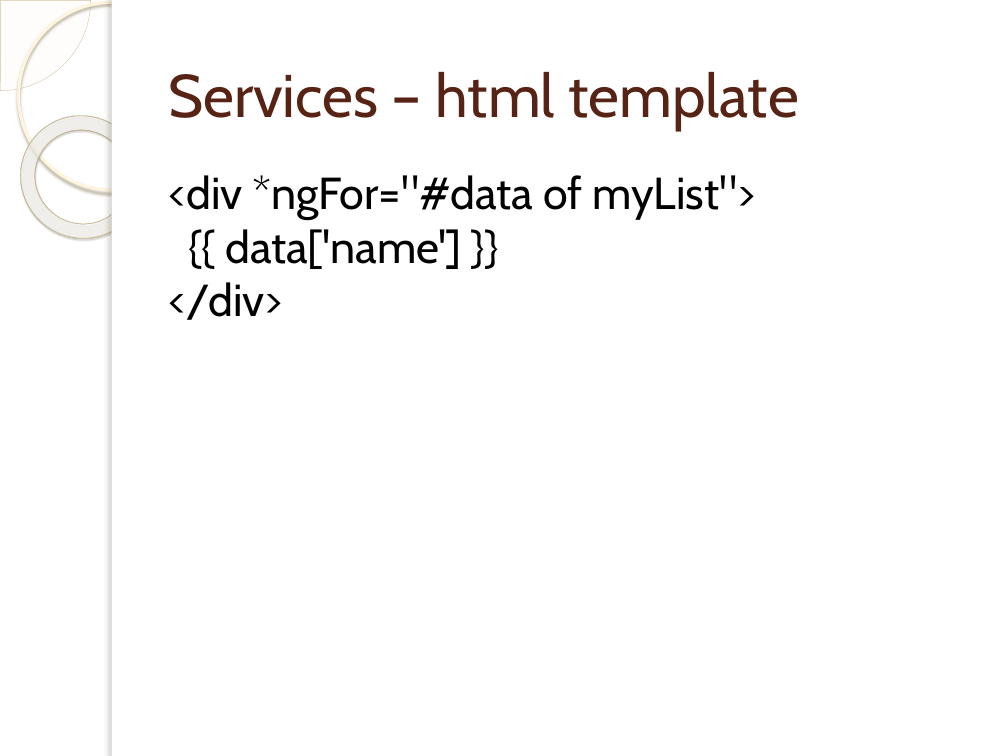
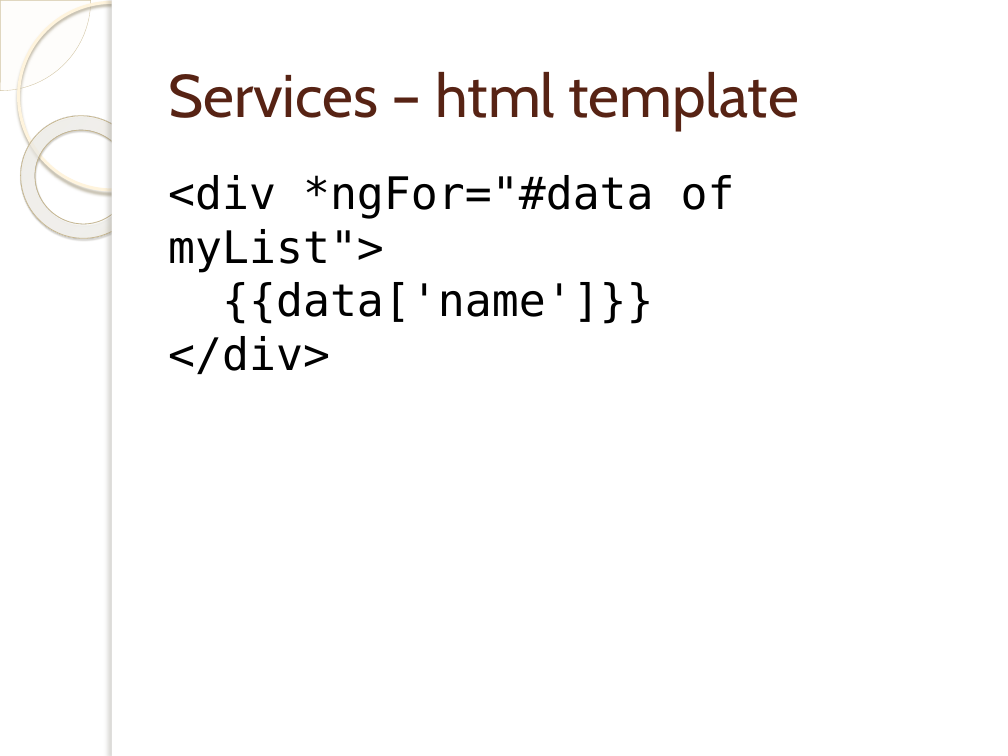
Before and after one commit to cdnielson/angular2presentation, a slide deck: slide 28 of Angular 2.pptx. Drawn at 1008x756 pixels with LibreOffice and Linux fonts; fonts in the diff are those of the drawing; background and template pictures are left out. Boxes give left, top, right and bottom in pixels: in the first picture for what was removed or moved away, otherwise in the second. Text is boxed around its words. In the diff, an @@ line names an element or a change of style, - is before the commit and + after.

```diff
--- a/Angular 2.pptx
+++ b/Angular 2.pptx
@@ text at <box>168,175,735,374</box>: text changed; font Cabin to DejaVu Sans Mono @@
-<div *ngFor="#data of myList">
-{{ data['name'] }}
-</div>
+<div *ngFor="#data of myList">
+{{data['name']}}
+</div>
```
Also in this commit, not shown: 19 other slides changed, 1 other file.
